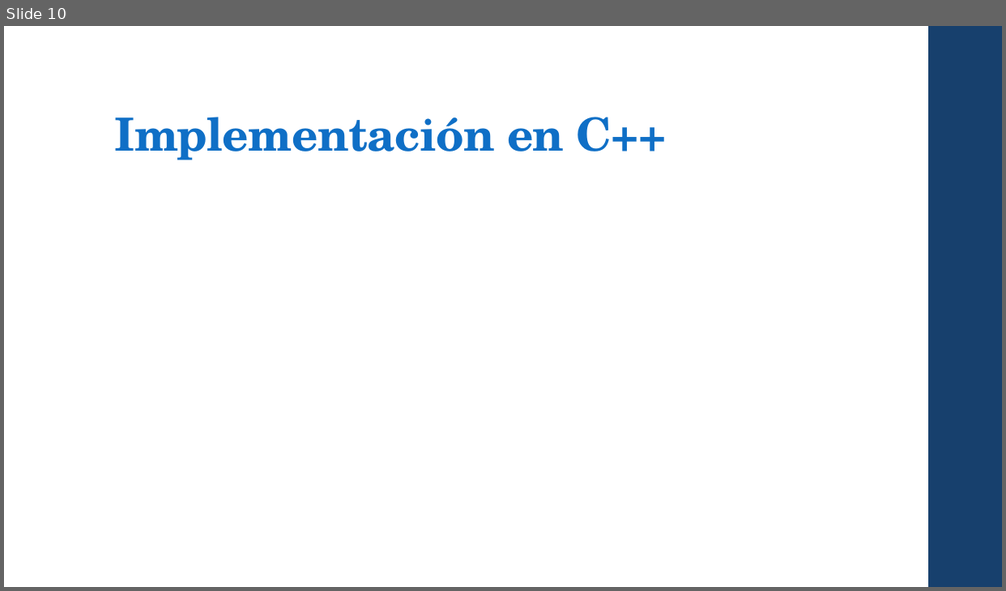
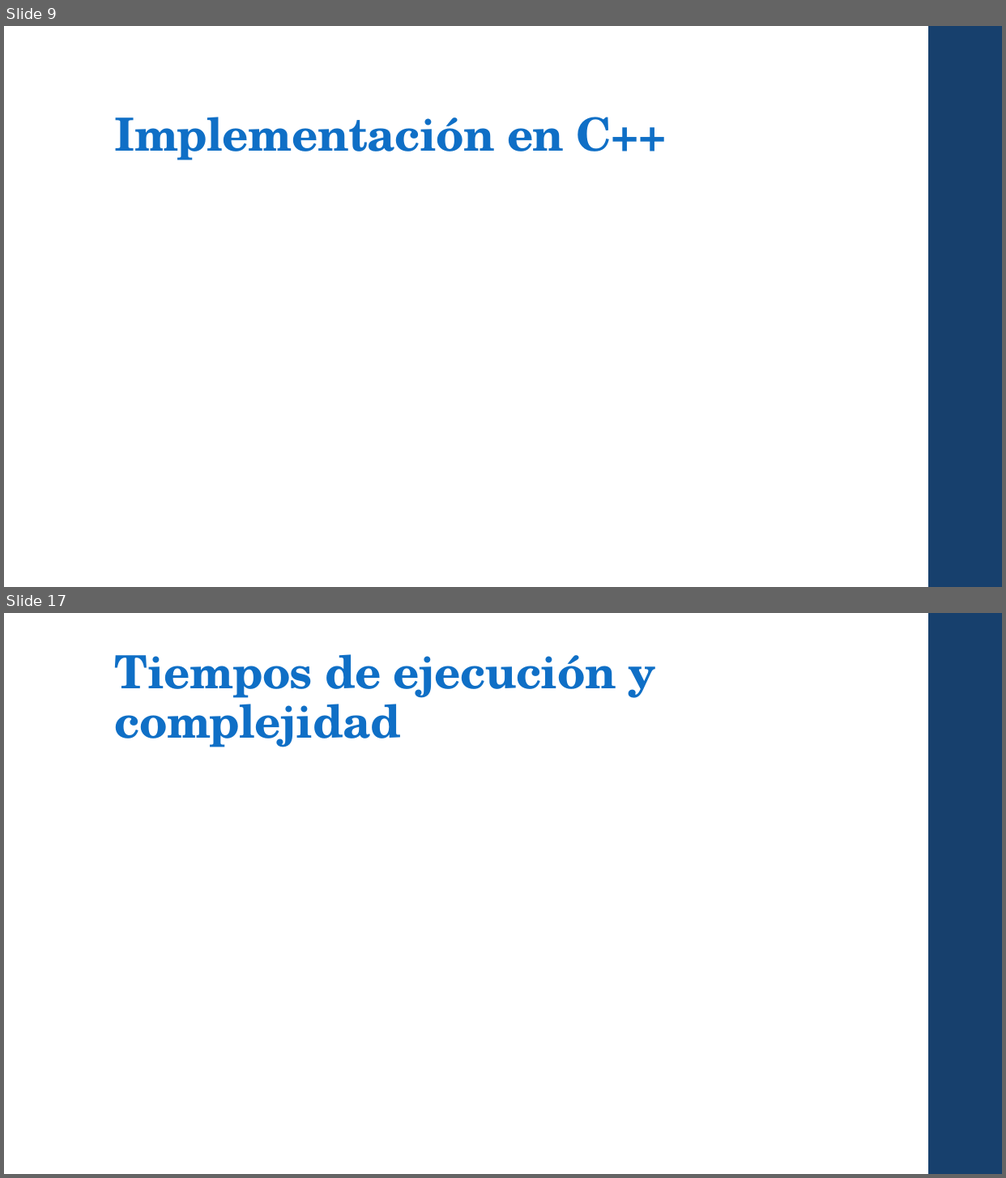
Before and after one commit to CursosIE/IE-0217-III-16-G1, a slide deck: Proyecto/proyectoFinal.pptx. Shown one above the other, each under a label of ours: slide 10 before the commit, slides 9 and 17 after it; the slides between them are not shown. The pictures are 1006x591 and 1006x1178 pixels, drawn with LibreOffice and Linux fonts; fonts in the diff are those of the drawing. Boxes give left, top, right and bottom in pixels: in the first picture for what was removed or moved away, otherwise in the second. Text is boxed around its words. In the diff, an @@ line names an element or a change of style, - is before the commit and + after.

```diff
--- a/Proyecto/proyectoFinal.pptx
+++ b/Proyecto/proyectoFinal.pptx
@@ slide 17 added at [4,613,1002,1174], background #FFFFFF; not listed: 1 template element that a slide beside it also shows @@
@@ title added at [115,654,656,747], 44 pt, text #0F6FC6, bold @@
+Tiempos de ejecución y complejidad
@@ what was slide 10 is now slide 9 @@
```
Also in this commit, not shown: 2 slides changed, 2 other slides added, 2 slides removed.
